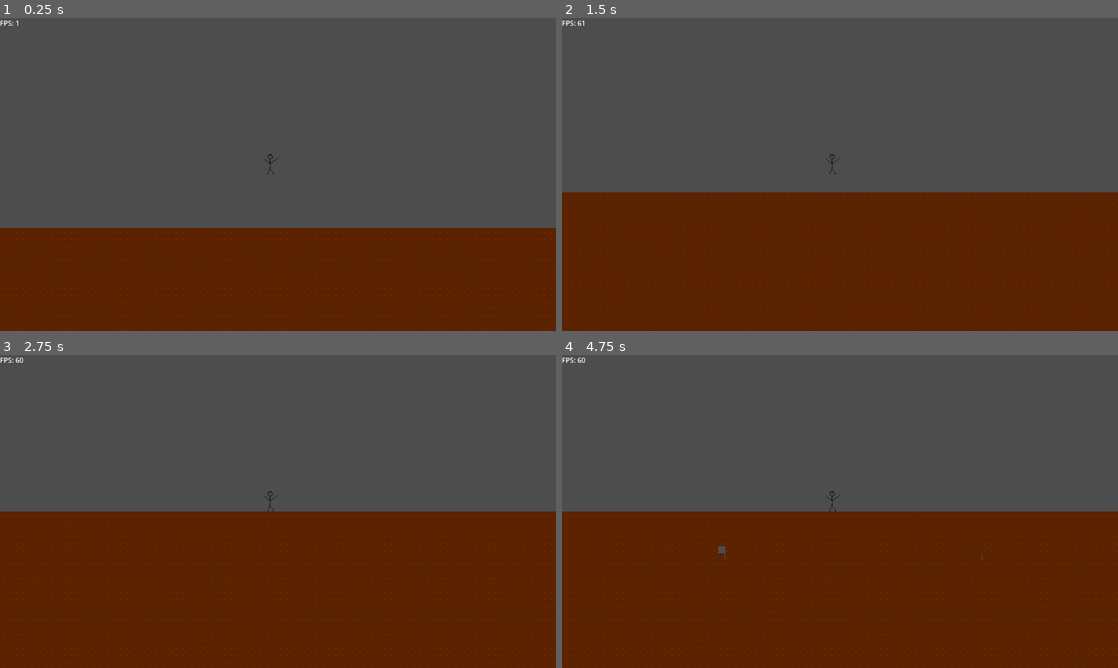
Above: before the commit, frames 1-4 (two rows, left to right).
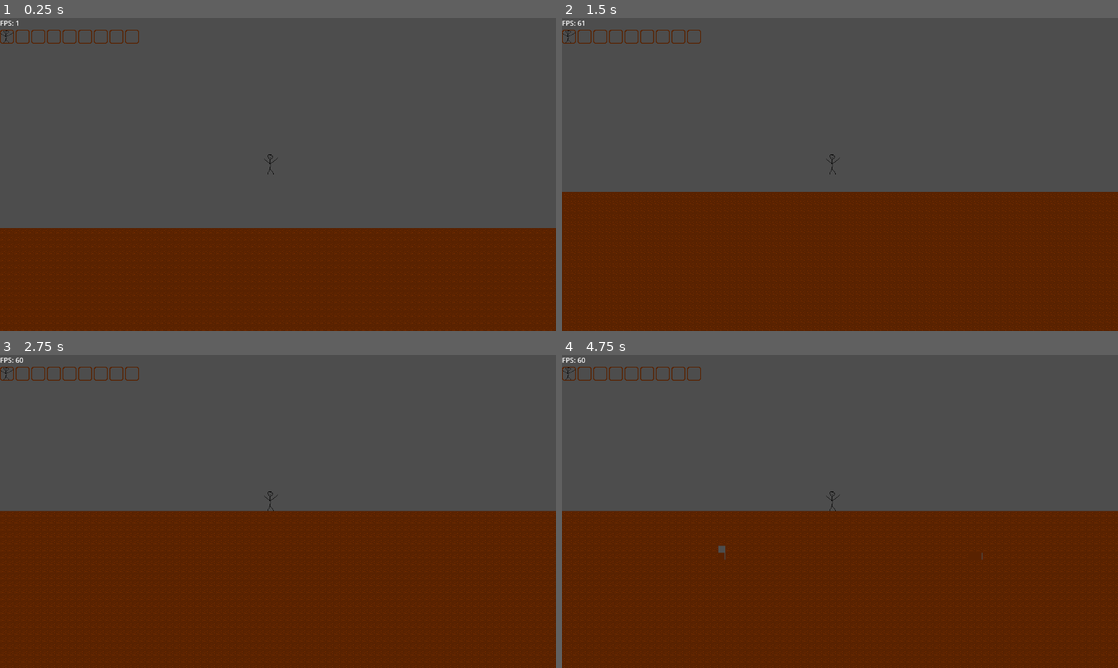
Above: after the commit, the same moments.

Repository: LunarTides/Evergreen.gd
Game: Godot game, scene res://Scenes/World.tscn
The game is run twice, just before and just after one commit, with the same random seed, the same clock (stepped at 60 frames per second) and the same inputs.
Inputs (mouse positions are in pixels of both pictures, inside the frame that each line leads up to):
- Up to frame 1 (0.25 s): no input
- Up to frame 2 (1.5 s): move the mouse to (962, 158) at 0.52 s; hold D (move_right) from 0.53 s (still down); click (962, 158) at 0.6 s; tap Space (jump) at 0.77 s; move the mouse to (728, 190) at 1.27 s; click (728, 190) at 1.35 s
- Up to frame 3 (2.75 s): tap Space (jump) at 1.52 s; tap Enter at 2 s; move the mouse to (333, 442) at 2.02 s; release D (move_right) at 2.03 s; hold A (move_left) from 2.03 s (still down); click (333, 442) at 2.1 s
- Up to frame 4 (4.75 s): tap Space (jump) at 2.75, 3.02, 3.77, 4.52 s; move the mouse to (812, 574) at 2.77 s; release A (move_left) at 2.78 s; hold D (move_right) 2.78-4.28 s; click (812, 574) at 2.85 s; move the mouse to (1006, 558) at 3.52 s; click (1006, 558) at 3.6 s; move the mouse to (673, 464) at 4.27 s; hold A (move_left) from 4.28 s (still down); click (673, 464) at 4.35 s

The runs differ from the first frame. In frame 1, 0.2% of the frame differs, in the area x 0-25%, y 3-9%; in frame 2, 2.2%; in frame 3, 3.5%, in the area x 0-100%, y 3-100%; in frame 4, 3.5%.

Commit message:
Add inventory

Diff:
--- a/Scenes/Player.tscn
+++ b/Scenes/Player.tscn
@@ -4,7 +4,7 @@
 [ext_resource type="Texture2D" uid="uid://b7u0sm4skd73y" path="res://Assets/Player.png" id="1_t88gj"]
 
 [sub_resource type="RectangleShape2D" id="RectangleShape2D_2je23"]
-size = Vector2(30, 48)
+size = Vector2(30, 46)
 
 [node name="Player" type="CharacterBody2D" groups=["Player"]]
 collision_layer = 2
--- a/Scenes/UI.tscn
+++ /dev/null
@@ -1,16 +0,0 @@
-[gd_scene load_steps=2 format=3 uid="uid://cgv1ph7t0tjag"]
-
-[ext_resource type="Script" path="res://Scripts/UI.gd" id="1_2nmgg"]
-
-[node name="UI" type="Control"]
-top_level = true
-layout_mode = 3
-anchors_preset = 0
-script = ExtResource("1_2nmgg")
-
-[node name="FPSLabel" type="Label" parent="."]
-unique_name_in_owner = true
-layout_mode = 0
-offset_right = 40.0
-offset_bottom = 23.0
-text = "FPS: "
--- /dev/null
+++ b/Scenes/UI/ItemFrame.tscn
@@ -0,0 +1,17 @@
+[gd_scene load_steps=3 format=3 uid="uid://pfywk00q10wx"]
+
+[ext_resource type="Texture2D" uid="uid://bicq07c215t6t" path="res://Assets/UI/ItemFrame.png" id="1_t04mq"]
+[ext_resource type="Texture2D" uid="uid://b7u0sm4skd73y" path="res://Assets/Player.png" id="2_10vjw"]
+
+[node name="ItemFrame" type="TextureRect"]
+texture = ExtResource("1_t04mq")
+stretch_mode = 2
+
+[node name="Item" type="TextureRect" parent="."]
+unique_name_in_owner = true
+show_behind_parent = true
+layout_mode = 0
+offset_right = 32.0
+offset_bottom = 32.0
+texture = ExtResource("2_10vjw")
+expand_mode = 1
--- /dev/null
+++ b/Scenes/UI/UI.tscn
@@ -0,0 +1,27 @@
+[gd_scene load_steps=3 format=3 uid="uid://cgv1ph7t0tjag"]
+
+[ext_resource type="Script" path="res://Scripts/UI.gd" id="1_2nmgg"]
+[ext_resource type="PackedScene" uid="uid://pfywk00q10wx" path="res://Scenes/UI/ItemFrame.tscn" id="2_3cuo7"]
+
+[node name="UI" type="Control"]
+top_level = true
+layout_mode = 3
+anchors_preset = 0
+script = ExtResource("1_2nmgg")
+
+[node name="VBoxContainer" type="VBoxContainer" parent="."]
+layout_mode = 0
+offset_right = 40.0
+offset_bottom = 40.0
+
+[node name="FPSLabel" type="Label" parent="VBoxContainer"]
+unique_name_in_owner = true
+layout_mode = 2
+text = "FPS: "
+
+[node name="Inventory" type="HBoxContainer" parent="VBoxContainer"]
+unique_name_in_owner = true
+layout_mode = 2
+
+[node name="ItemFrame" parent="VBoxContainer/Inventory" instance=ExtResource("2_3cuo7")]
+layout_mode = 2
--- a/Scenes/World.tscn
+++ b/Scenes/World.tscn
@@ -2,7 +2,7 @@
 
 [ext_resource type="PackedScene" uid="uid://cbuiwjd7ochm7" path="res://Scenes/Player.tscn" id="1_3crbf"]
 [ext_resource type="TileSet" uid="uid://c2xx0x25u84mp" path="res://Resources/TileSets/Tiles.tres" id="2_xdout"]
-[ext_resource type="PackedScene" uid="uid://cgv1ph7t0tjag" path="res://Scenes/UI.tscn" id="3_6yfxb"]
+[ext_resource type="PackedScene" uid="uid://cgv1ph7t0tjag" path="res://Scenes/UI/UI.tscn" id="3_6yfxb"]
 
 [node name="World" type="Node2D" groups=["World"]]
 
--- a/Scripts/Item.gd
+++ b/Scripts/Item.gd
@@ -50,5 +50,5 @@
 
 
 func _on_pickup_area_body_entered(body: Node2D) -> void:
-	# TODO: Pickup.
+	Player.instance.add_to_inventory(self, 1)
 	queue_free()
--- a/Scripts/Player.gd
+++ b/Scripts/Player.gd
@@ -1,5 +1,8 @@
 class_name Player
 extends CharacterBody2D
+
+
+signal inventory_item_added(item: Item, amount: int, slot: int)
 
 
 var acceleration_speed := 10.0
@@ -7,6 +10,8 @@
 var max_speed := 200.0
 var jump_velocity := 400.0
 var terminal_velocity := 400.0
+
+var inventory: Dictionary
 
 static var instance:
 	get:
@@ -39,3 +44,16 @@
 	velocity.y = minf(velocity.y, terminal_velocity)
 
 	move_and_slide()
+
+
+func add_to_inventory(item: Item, amount: int) -> int:
+	# TODO: Make this smarter
+	var slot = inventory.keys().size()
+	if inventory.size() <= slot:
+		inventory[slot] = []
+
+	for i in amount:
+		inventory[slot].append(item)
+
+	inventory_item_added.emit(item, amount, slot)
+	return slot
--- a/Scripts/UI.gd
+++ b/Scripts/UI.gd
@@ -1,11 +1,23 @@
 extends Control
 
+const ITEM_FRAME := preload("res://Scenes/UI/ItemFrame.tscn")
 
 # Called when the node enters the scene tree for the first time.
 func _ready() -> void:
-	pass # Replace with function body.
+	Player.instance.inventory_item_added.connect(_on_player_inventory_item_added)
+
+	for i in 8:
+		var item_frame: TextureRect = ITEM_FRAME.instantiate()
+		item_frame.get_node(^"%Item").texture = null
+
+		%Inventory.add_child(item_frame)
+		item_frame.name = "%s" % i
 
 
 # Called every frame. 'delta' is the elapsed time since the previous frame.
 func _process(delta: float) -> void:
 	%FPSLabel.text = "FPS: %d" % Performance.get_monitor(Performance.TIME_FPS)
+
+
+func _on_player_inventory_item_added(item: Item, amount: int, slot: int) -> void:
+	%Inventory.get_node("%s" % slot).get_node(^"%Item").texture = item.data.texture
Binary file added: Assets/UI/ItemFrame.png
Not shown, added: Assets/UI/ItemFrame.png.import
